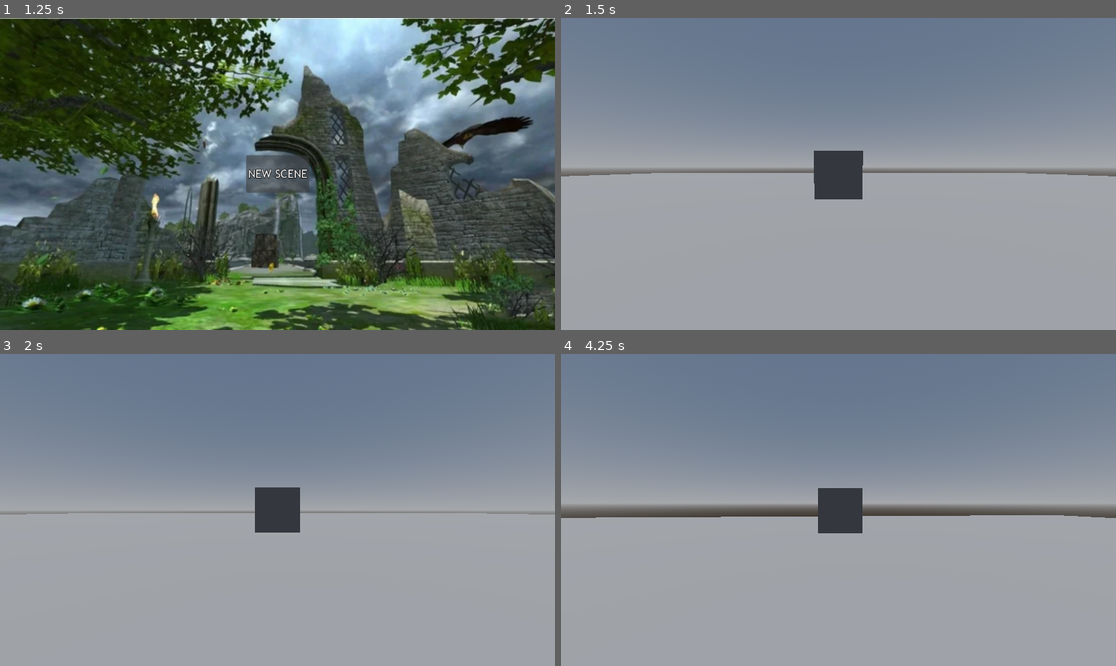
Above: before the commit, frames 1-4 (two rows, left to right).
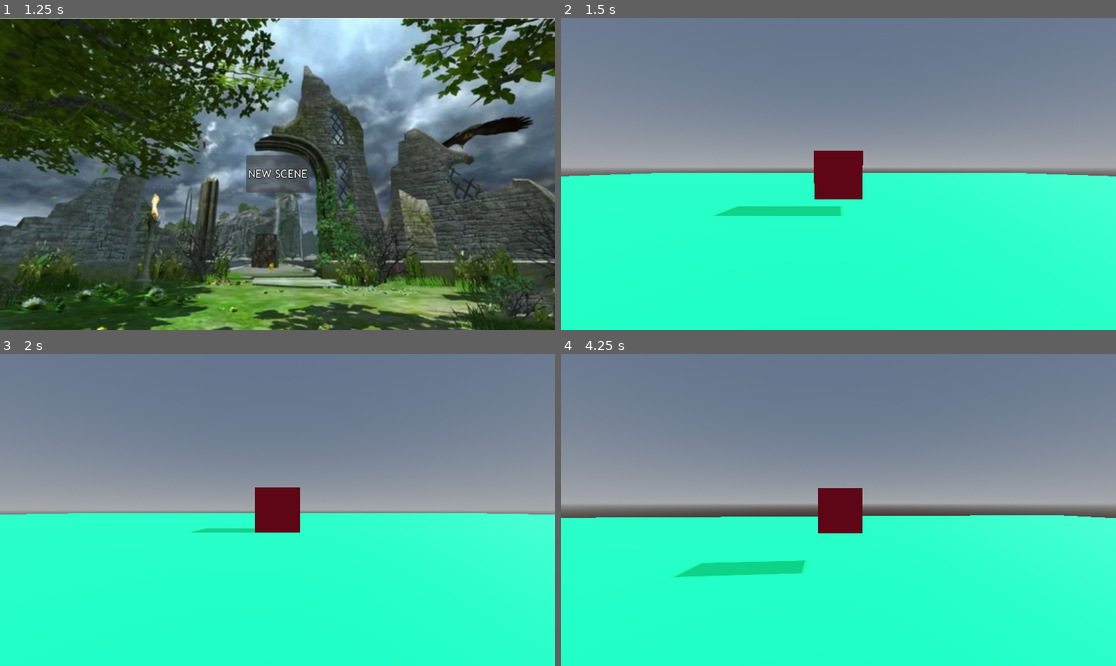
Above: after the commit, the same moments.

Repository: Thrasherman84/Project-RAIN
Game: Godot game, scene res://Splash.tscn
The game is run twice, just before and just after one commit, with the same random seed, the same clock (stepped at 60 frames per second) and the same inputs.
Inputs (mouse positions are in pixels of both pictures, inside the frame that each line leads up to):
- Up to frame 1 (1.25 s): click (277, 174) at 0.5 s
- Up to frame 2 (1.5 s): click "NEW SCENE" at 1.25 s
- Up to frame 3 (2 s): no input
- Up to frame 4 (4.25 s): tap Enter at 2 s; move the mouse to (866, 510) at 2.02 s; hold W (Move Forward) from 2.03 s (still down); tap Space (Jump) at 2.27, 3.02 s; move the mouse to (810, 510) at 2.77 s; move the mouse to (849, 503) at 3.52 s

Frame 1 is identical in both runs. In frame 2, 51% of the frame differs, in the area x 0-100%, y 42-100%; in frame 3, 50%; in frame 4, 49%.

Commit message:
Add files via upload

Diff:
--- a/project-rain/3D_demo_scene.tscn
+++ b/project-rain/3D_demo_scene.tscn
@@ -1,14 +1,24 @@
-[gd_scene load_steps=10 format=3 uid="uid://dowj175ni0scp"]
+[gd_scene load_steps=14 format=3 uid="uid://dowj175ni0scp"]
 
 [ext_resource type="Script" path="res://player.gd" id="2_wxiw7"]
+[ext_resource type="Shader" path="res://green.gdshader" id="3_gpddt"]
+[ext_resource type="Shader" path="res://red.gdshader" id="3_m48dm"]
 [ext_resource type="Script" path="res://camera_3d.gd" id="3_mhm51"]
 
 [sub_resource type="BoxShape3D" id="BoxShape3D_ftj45"]
 size = Vector3(60, 1, 60)
 
+[sub_resource type="ShaderMaterial" id="ShaderMaterial_dcx1a"]
+render_priority = 0
+shader = ExtResource("3_gpddt")
+
 [sub_resource type="BoxMesh" id="BoxMesh_g0y8v"]
 
 [sub_resource type="BoxShape3D" id="BoxShape3D_3grhr"]
+
+[sub_resource type="ShaderMaterial" id="ShaderMaterial_2h321"]
+render_priority = 0
+shader = ExtResource("3_m48dm")
 
 [sub_resource type="BoxMesh" id="BoxMesh_m23ja"]
 
@@ -24,7 +34,10 @@
 [node name="Node" type="Node"]
 
 [node name="DirectionalLight3D" type="DirectionalLight3D" parent="."]
-transform = Transform3D(1, 0, 0, 0, -4.37114e-08, 1, 0, -1, -4.37114e-08, 0, 4, 0)
+transform = Transform3D(0.5, -3.78552e-08, 0.866025, -0.866025, -2.18557e-08, 0.5, 0, -1, -4.37114e-08, 0, 4, 0)
+shadow_enabled = true
+shadow_opacity = 0.8
+shadow_blur = 2.0
 
 [node name="StaticBody3D" type="StaticBody3D" parent="."]
 transform = Transform3D(1, 0, 0, 0, 1, 0, 0, 0, 1, 0, -0.5, 0)
@@ -35,6 +48,7 @@
 
 [node name="Floor" type="MeshInstance3D" parent="StaticBody3D"]
 transform = Transform3D(60, 0, 0, 0, 1, 0, 0, 0, 60, 0, 0, 0)
+material_override = SubResource("ShaderMaterial_dcx1a")
 mesh = SubResource("BoxMesh_g0y8v")
 skeleton = NodePath("../CollisionShape3D")
 
@@ -55,6 +69,7 @@
 shape = SubResource("BoxShape3D_3grhr")
 
 [node name="MeshInstance3D" type="MeshInstance3D" parent="Player/CollisionShape3D"]
+material_override = SubResource("ShaderMaterial_2h321")
 mesh = SubResource("BoxMesh_m23ja")
 
 [node name="WorldEnvironment" type="WorldEnvironment" parent="."]
--- /dev/null
+++ b/project-rain/green.gdshader
@@ -0,0 +1,15 @@
+shader_type spatial;
+
+void vertex() {
+	// Called for every vertex the material is visible on.
+}
+
+void fragment() {
+	// Set the diffuse color (ALBEDO) to pure green.
+	ALBEDO = vec3(0.0, 1.0, 0.6);
+}
+
+// Optionally, you can override the light function if needed.
+// void light() {
+//     // Custom light processing goes here.
+// }
--- /dev/null
+++ b/project-rain/red.gdshader
@@ -0,0 +1,15 @@
+shader_type spatial;
+
+void vertex() {
+	// Called for every vertex the material is visible on.
+}
+
+void fragment() {
+	// Set the diffuse color (ALBEDO) to pure green.
+	ALBEDO = vec3(1.0, 0.0, 0.2);
+}
+
+// Optionally, you can override the light function if needed.
+// void light() {
+//     // Custom light processing goes here.
+// }
